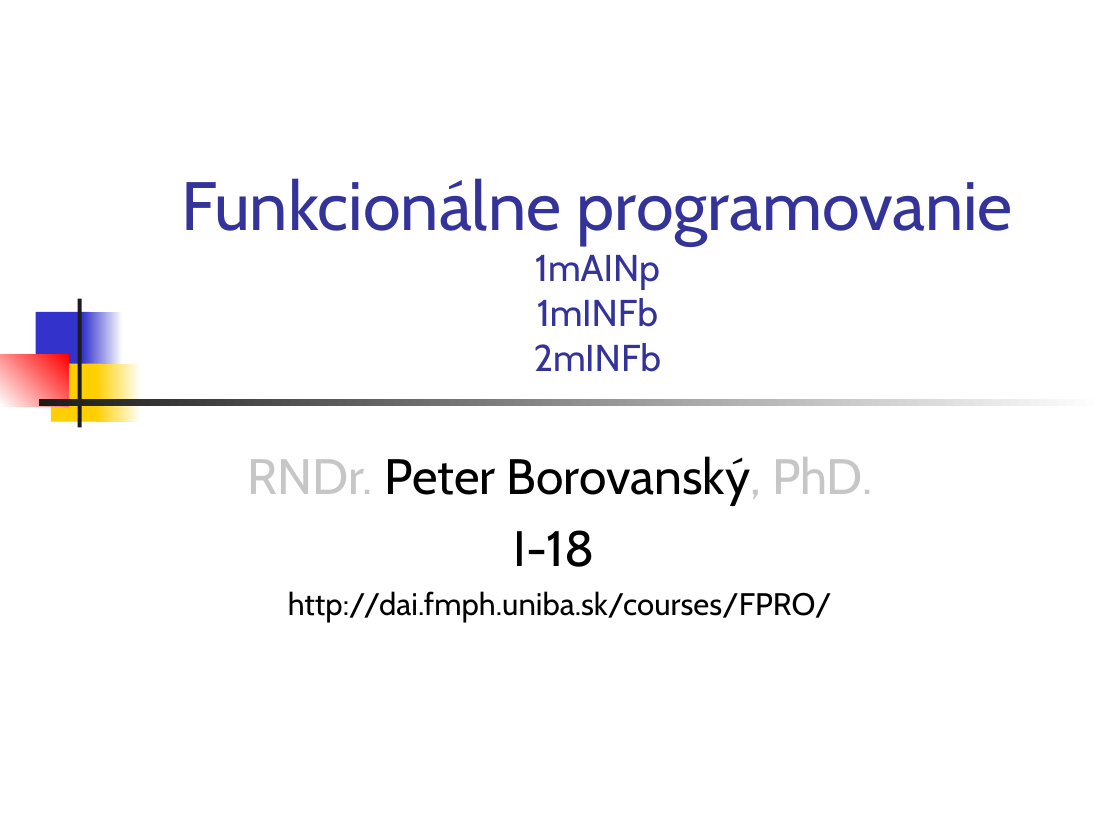
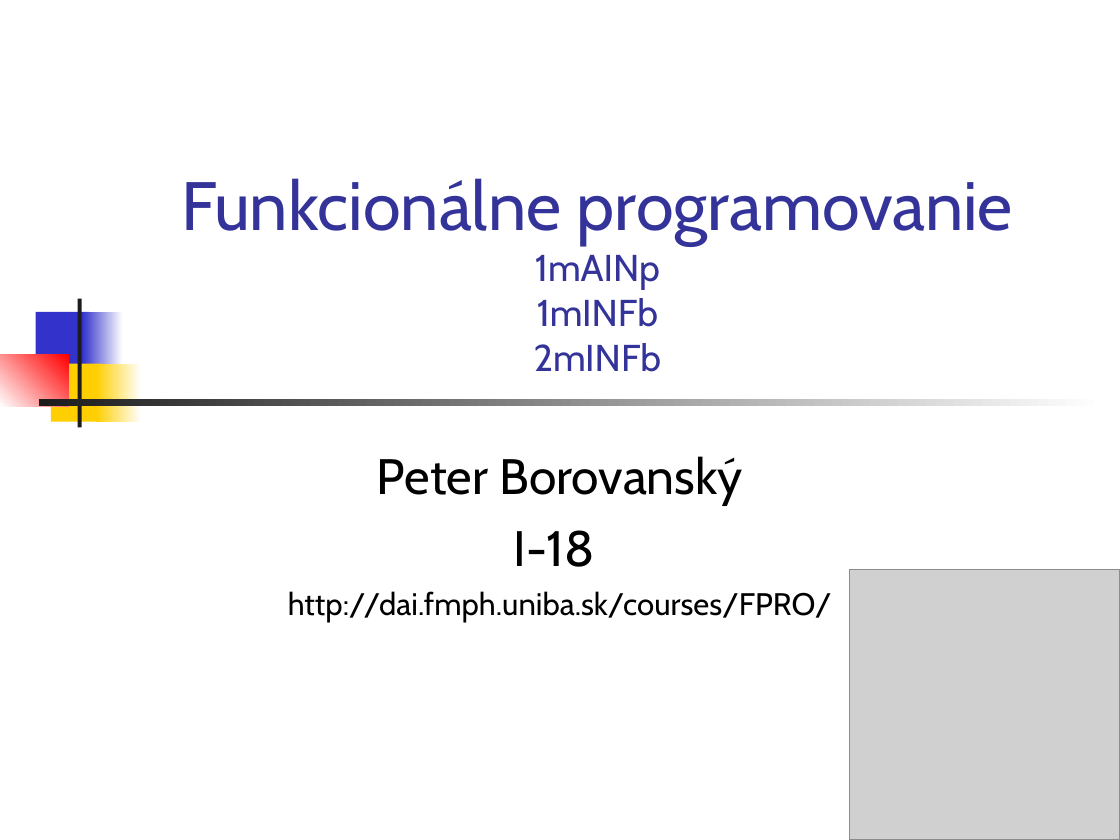
Before and after one commit to Funkcionalne/Prednasky, a slide deck: slide 1 of 01/01_fpro.ppt. Drawn at 1120x840 pixels with LibreOffice and Linux fonts; fonts in the diff are those of the drawing; grey boxes stand for pictures. Boxes give left, top, right and bottom in pixels: in the first picture for what was removed or moved away, otherwise in the second. Text is boxed around its words. In the diff, an @@ line names an element or a change of style, - is before the commit and + after.

```diff
--- a/01/01_fpro.ppt
+++ b/01/01_fpro.ppt
@@ subtitle at [377,456,743,504]: text changed @@
-RNDr. Peter Borovanský, PhD.
+Peter Borovanský
@@ picture added at [849,569,1120,840] @@
```
Also in this commit, not shown: 8 other slides changed, 11 slides added, 8 slides removed, 4 other files.
